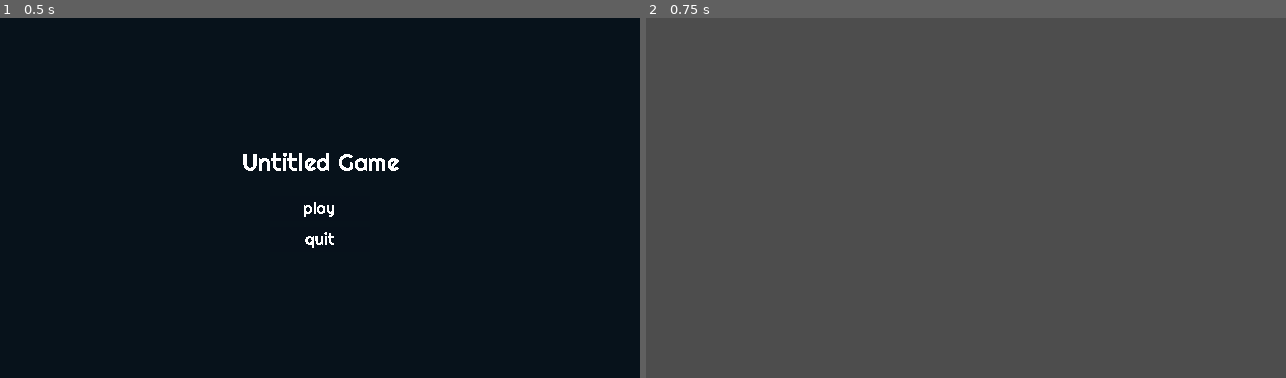
Above: before the commit, frames 1-2 (left to right).
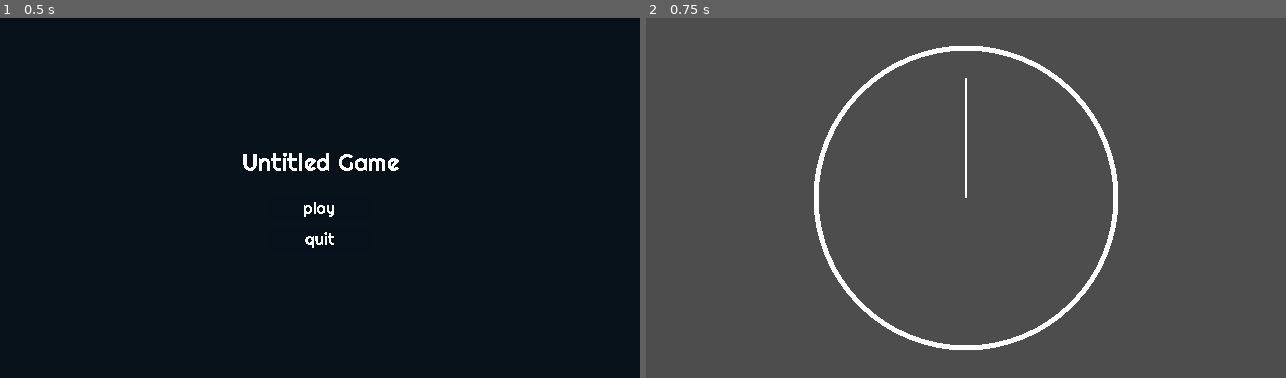
Above: after the commit, the same moments.

Repository: jollyroger182/clocked-in
Game: Godot game, scene res://scenes/menu/menu.tscn
The game is run twice, just before and just after one commit, with the same random seed, the same clock (stepped at 60 frames per second) and the same inputs. Sound files missing from this copy of the repository are replaced by a short silence.
Inputs:
- Up to frame 1 (0.5 s): no input
- Up to frame 2 (0.75 s): click "play" at 0.5 s

Frame 1 is identical in both runs. In frame 2, 2.2% of the frame differs, in the area x 26-74%, y 7-93%.

Commit message:
add basic game logic

Diff:
--- /dev/null
+++ b/autoloads/game_state.gd
@@ -0,0 +1,4 @@
+extends Node
+
+var level: Dictionary
+var music_path: String
--- a/project.godot
+++ b/project.godot
@@ -18,6 +18,7 @@
 [autoload]
 
 SceneManager="*res://autoloads/scene_manager.gd"
+GameState="*res://autoloads/game_state.gd"
 
 [display]
 
--- /dev/null
+++ b/scenes/game/game.gd
@@ -0,0 +1,31 @@
+extends Node2D
+
+@export var conductor: Conductor
+@export var hands: GameHands
+
+@onready var title = GameState.level["title"]
+@onready var events = GameState.level["events"]
+
+var event_index = 0
+
+
+func _ready() -> void:
+	var stream = AudioStreamWAV.load_from_file(GameState.music_path)
+	conductor.set_audio(stream)
+	conductor.unpause()
+
+
+func _process(_delta: float) -> void:
+	var pos = conductor.playback_pos
+	while event_index < events.size() and pos > events[event_index]["time"]:
+		var event = events[event_index]
+		print("EVENT ", event)
+		match event["type"]:
+			"spawn_hand":
+				hands.spawn_hand(event)
+			"modify_hand":
+				hands.modify_hand(event)
+			"remove_hand":
+				hands.remove_hand(event["id"])
+		event_index += 1
+	hands.process()
--- a/scenes/game/game.tscn
+++ b/scenes/game/game.tscn
@@ -1,6 +1,23 @@
-[gd_scene format=3 uid="uid://bfkc4a63t74qq"]
+[gd_scene load_steps=4 format=3 uid="uid://bfkc4a63t74qq"]
 
-[node name="Game" type="Node2D"]
+[ext_resource type="Script" uid="uid://drk4c8wmp82ax" path="res://scenes/game/hands.gd" id="1_7h61r"]
+[ext_resource type="Script" uid="uid://de5maxgl3tljw" path="res://scenes/game/game.gd" id="1_kelw5"]
+[ext_resource type="Script" uid="uid://s4j765e0is6s" path="res://scripts/conductor.gd" id="3_0sr1o"]
+
+[node name="Game" type="Node2D" node_paths=PackedStringArray("conductor", "hands")]
+script = ExtResource("1_kelw5")
+conductor = NodePath("Conductor")
+hands = NodePath("Hands")
+
+[node name="Conductor" type="AudioStreamPlayer" parent="."]
+script = ExtResource("3_0sr1o")
+
+[node name="Hands" type="Node2D" parent="." node_paths=PackedStringArray("conductor")]
+position = Vector2(500, 300)
+script = ExtResource("1_7h61r")
+conductor = NodePath("../Conductor")
+
+[node name="Camera2D" type="Camera2D" parent="Hands"]
 
 [node name="UI" type="CanvasLayer" parent="."]
 
--- /dev/null
+++ b/scenes/game/hand.gd
@@ -0,0 +1,34 @@
+extends Node2D
+class_name GameHand
+
+@onready var hands = get_parent()
+
+## number of ticks per minute
+@export var bpm: float = 60.0
+## length of each tick, unit = 1/60 rev
+@export var stride: int = 5
+## starting position, unit = 1/60 rev
+@export var initial_offset: int = 0
+## starting time, in seconds
+@export var time: float = 0.0
+
+@export var color: Color = Color.WHITE
+@export var width: float = 2.0
+## fraction of circle radius
+@export var length: float = 0.8
+
+
+@onready var current_tick: int = initial_offset
+
+
+func _draw():
+	var from = Vector2.ZERO
+	var to = Vector2(0, -hands.radius * length)
+	draw_line(from, to, color, width)
+
+
+func tick():
+	current_tick += stride
+	if current_tick >= 60:
+		current_tick -= 60
+	rotation_degrees = 6 * current_tick
--- /dev/null
+++ b/scenes/game/hands.gd
@@ -0,0 +1,55 @@
+extends Node2D
+class_name GameHands
+
+@export var conductor: Conductor
+
+@export var radius: float = 150
+
+var hands: Dictionary[int, GameHand] = {}
+var tick_count: Dictionary[int, int] = {}
+
+
+func _draw():
+	draw_circle(Vector2.ZERO, radius, Color.WHITE, false, 5)
+
+
+func process():
+	var pos = conductor.playback_pos
+	for id in tick_count:
+		var hand = hands[id]
+		var next_tick = hand.time + 60 / hand.bpm * tick_count[id]
+		print(id, " ", next_tick)
+		if pos >= next_tick:
+			hands[id].tick()
+			tick_count[id] += 1
+
+
+func spawn_hand(event: Dictionary):
+	var id = event["id"]
+	var hand = GameHand.new()
+	hand.bpm = event["bpm"]
+	hand.stride = event["stride"]
+	hand.initial_offset = event["initial_offset"]
+	hand.time = event["time"]
+	add_child(hand)
+	hands[id] = hand
+	tick_count[id] = 1
+
+
+func modify_hand(event: Dictionary):
+	var id = event["id"]
+	var hand = hands[id]
+	if not hand:
+		return
+	hand.bpm = event["bpm"]
+	hand.stride = event["stride"]
+	hand.time = event["time"]
+	tick_count[id] = 1
+
+
+func remove_hand(id: int):
+	var hand = hands[id]
+	if hand:
+		hand.queue_free()
+		hands.erase(id)
+		tick_count.erase(id)
--- a/scenes/menu/menu.gd
+++ b/scenes/menu/menu.gd
@@ -2,7 +2,27 @@
 
 
 func _on_play_pressed() -> void:
+	GameState.level = {
+		"title": "",
+		"events": [
+			{
+				"type": "spawn_hand",
+				"time": 0.0,
+				"id": 1,
+				"bpm": 120.0,
+				"stride": 5,
+				"initial_offset": 0
+			},
+			{
+				"type": "remove_hand",
+				"time": 4.0,
+				"id": 1
+			}
+		]
+	}
+	GameState.music_path = "res://assets/audio/calibration.wav"
 	SceneManager.change_scene("game")
+
 
 func _on_quit_pressed() -> void:
 	get_tree().quit()
--- /dev/null
+++ b/scripts/conductor.gd
@@ -0,0 +1,49 @@
+extends AudioStreamPlayer
+class_name Conductor
+
+@export var audio: AudioStream
+
+signal audio_changed(audio: AudioStream)
+
+var playback_pos: float  # seconds
+
+
+func _ready() -> void:
+	if audio:
+		set_audio(audio)
+
+
+func set_audio(new_audio: AudioStream):
+	audio = new_audio
+
+	stream = AudioStreamSynchronized.new()
+	stream.stream_count = 1
+	stream.set_sync_stream(0, new_audio)
+
+	stop()
+
+	audio_changed.emit(audio)
+
+
+func _process(_delta: float) -> void:
+	playback_pos = get_playback_position()
+
+
+func pause():
+	stream_paused = true
+
+
+func unpause():
+	if stream_paused:
+		stream_paused = false
+	elif not playing:
+		play()
+
+
+func get_state():
+	print(playing, " ", stream_paused)
+	if playing:
+		return 'playing'
+	if stream_paused:
+		return 'paused'
+	return 'stopped'
Not shown, added: assets/audio/calibration.wav.import
Not shown, added: autoloads/game_state.gd.uid
Not shown, added: scenes/game/game.gd.uid
Not shown, added: scenes/game/hand.gd.uid
Not shown, added: scenes/game/hands.gd.uid
Not shown, added: scripts/conductor.gd.uid
Not shown, added: assets/audio/calibration.wav
Not shown, added: docs/README.md
